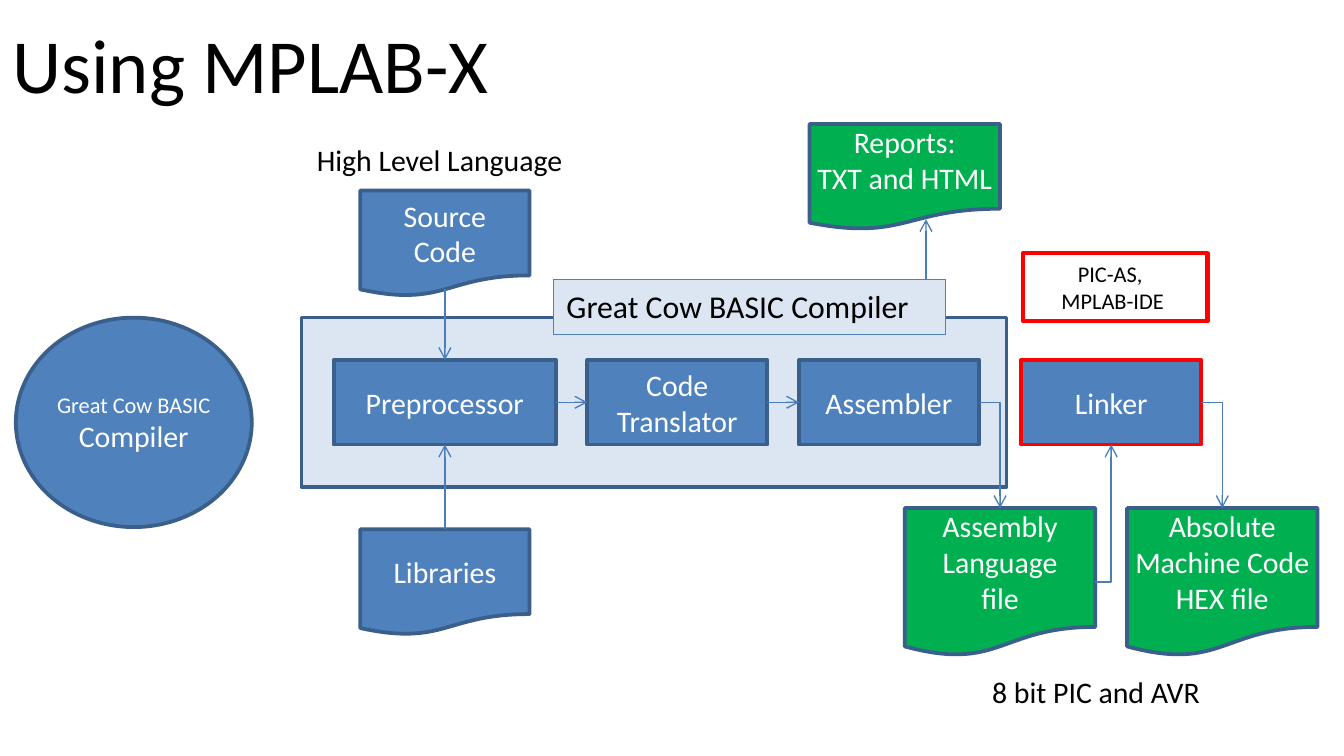
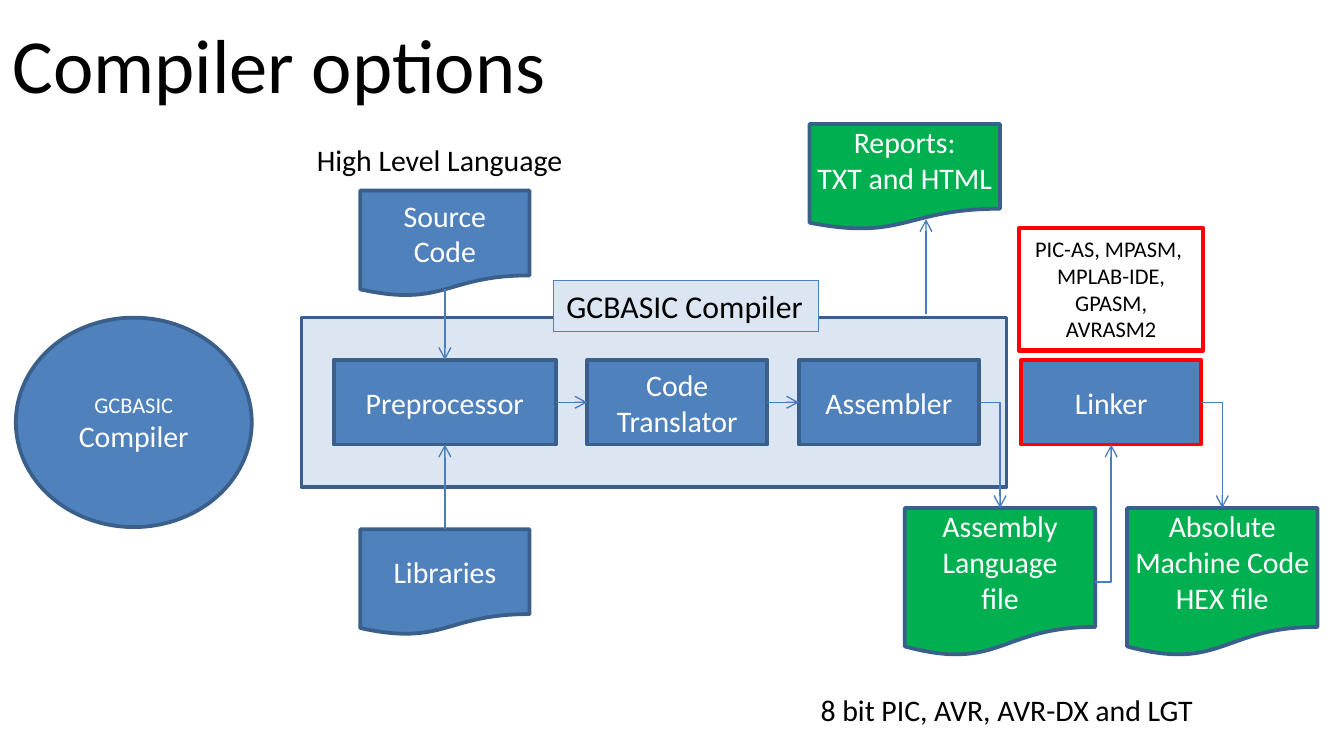
Before and after one commit to GreatCowBASIC/Demonstration_Sources, a slide deck: slide 7 of Vendor_Boards/Great_Cow_Basic_Demo_Board/18Fx6q20_ChipRange_Demonstrations/tutorials/GCbASIC_Part20_Summary.pptx (slide 6 before the commit). Drawn at 1344x756 pixels with LibreOffice and Linux fonts; fonts in the diff are those of the drawing. Boxes give left, top, right and bottom in pixels: in the first picture for what was removed or moved away, otherwise in the second. Text is boxed around its words. In the diff, an @@ line names an element or a change of style, - is before the commit and + after.

```diff
--- a/Vendor_Boards/Great_Cow_Basic_Demo_Board/18Fx6q20_ChipRange_Demonstrations/tutorials/GCbASIC_Part20_Summary.pptx
+++ b/Vendor_Boards/Great_Cow_Basic_Demo_Board/18Fx6q20_ChipRange_Demonstrations/tutorials/GCbASIC_Part20_Summary.pptx
@@ title at bbox=[12, 40, 545, 106]: text changed @@
-Using MPLAB-X
+Compiler options
@@ rectangle "PIC-AS, MPASM,": place and size @@
-rectangle "PIC-AS, MPASM," at bbox=[1023, 254, 1207, 321]
+rectangle "PIC-AS, MPASM," at bbox=[1019, 228, 1203, 351]
@@ text in rectangle at bbox=[1035, 242, 1182, 337]: text changed @@
-PIC-AS,
-MPLAB-IDE
+PIC-AS, MPASM,
+MPLAB-IDE,
+GPASM, AVRASM2
@@ rectangle "GCBASIC Compiler": place and size @@
-rectangle "GCBASIC Compiler" at bbox=[554, 280, 946, 333]
+rectangle "GCBASIC Compiler" at bbox=[554, 280, 820, 332]
@@ text in rectangle at bbox=[566, 296, 802, 323]: text changed @@
-Great Cow BASIC Compiler
+GCBASIC Compiler
@@ text in ellipse at bbox=[79, 398, 189, 452]: text changed; size 12 to 16 pt @@
-Great Cow BASIC Compiler
+GCBASIC Compiler
@@ text at bbox=[821, 700, 1193, 725]: text changed @@
-8 bit PIC and AVR
+8 bit PIC, AVR, AVR-DX and LGT
```
Also in this commit, not shown: 5 other slides changed, 3 slides added, 4 slides removed, 3 other files.
